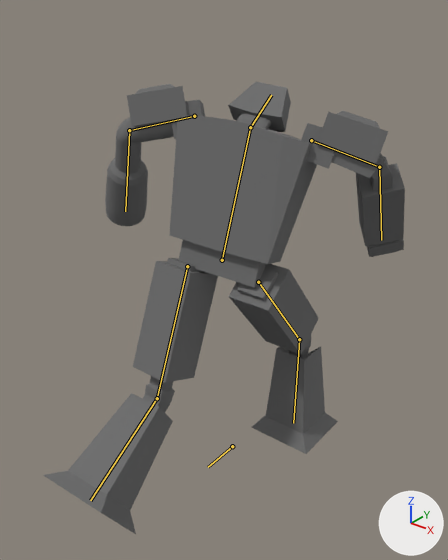
The Blender file project/models/robot.blend: old version first, new version second.
Camera for both pictures: a camera (50 mm lens) standing at (0.872, -0.363, 1.232) and looking at (-0.002, 0.728, 0.556). The lights are fixed; the arrows at lower right show +X, +Y and +Z. Both versions are drawn at frame 85 of the action 'Punch'; the numbers are the values there. The bones that bend it are drawn over the model as lines.

In view in the first picture: 'robot'.
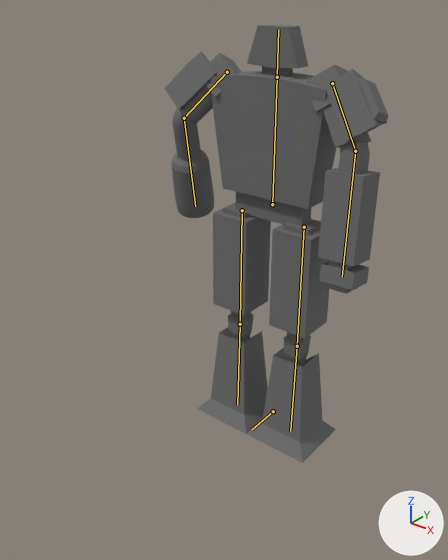
Commit message: faster robot attack 100f - 85f

Pixel boxes [x1, y1, x2, y2] of what changed, in the pictures (448 x 560 px):
'robot', posed (38% narrower): before [44, 82, 405, 534]; after [164, 24, 388, 463]
bone 'root', root to tip: before (232, 446) to (208, 467); after (273, 411) to (252, 429)
bone 'body', root to tip: before (222, 260) to (250, 127); after (272, 204) to (277, 77)
bone 'head', root to tip: before (250, 127) to (271, 95); after (277, 77) to (278, 29)
bone 'shoulder_r', root to tip: before (194, 116) to (129, 130); after (227, 72) to (184, 118)
bone 'arm_r', root to tip: before (129, 130) to (125, 211); after (184, 118) to (195, 206)
bone 'shoulder_l', root to tip: before (311, 140) to (379, 167); after (332, 83) to (355, 151)
bone 'arm_l', root to tip: before (379, 167) to (381, 240); after (355, 151) to (342, 277)
bone 'thigh_r', root to tip: before (187, 266) to (157, 398); after (242, 210) to (240, 324)
bone 'leg_r', root to tip: before (157, 398) to (90, 500); after (240, 324) to (237, 405)
bone 'thigh_l', root to tip: before (258, 282) to (299, 339); after (304, 227) to (297, 346)
bone 'leg_l', root to tip: before (299, 339) to (293, 423); after (297, 346) to (290, 431)

The edits, one by one:
Bone 'root' (bone_root) moves from (0.0, -0.722, 0.0) to (0.0, -0.931, 0.0).
Bone 'body' (bone_body) moves from (0.0, -0.085, 0.003) to (0.0, 0.0, 0.0).
Bone 'body' (bone_body) turns from (-19, 11, -5) to (0, 0, 0) degrees about its own x, y and z.
Bone 'head' (bone_head) turns from (-35, -5, -2) to (0, 0, 0) degrees about its own x, y and z.
Bone 'shoulder_r' (bone_shoulder_r) turns from (20, -6, 22) to (21, 4, 50) degrees about its own x, y and z.
Bone 'arm_r' (bone_arm_r) turns from (-61, 37, 15) to (-39, -3, 37) degrees about its own x, y and z.
Bone 'shoulder_l' (bone_shoulder_l) turns from (-19, -2, -7) to (12, -12, -57) degrees about its own x, y and z.
Bone 'arm_l' (bone_arm_l) turns from (-48, 0, -58) to (-10, 6, -33) degrees about its own x, y and z.
Bone 'thigh_r' (bone_thigh_r) moves from (-0.009, 0.081, 0.028) to (0.0, 0.0, 0.0).
Bone 'thigh_r' (bone_thigh_r) turns from (22, 0, 0) to (0, 0, 0) degrees about its own x, y and z.
Bone 'leg_r' (bone_leg_r) turns from (36, -3, 0) to (0, 0, 0) degrees about its own x, y and z.
Bone 'thigh_l' (bone_thigh_l) moves from (0.004, 0.086, -0.019) to (0.0, 0.0, 0.0).
Bone 'thigh_l' (bone_thigh_l) turns from (-40, -2, -1) to (0, 0, 0) degrees about its own x, y and z.
Bone 'leg_l' (bone_leg_l) turns from (40, 1, 2) to (0, 0, 0) degrees about its own x, y and z.
